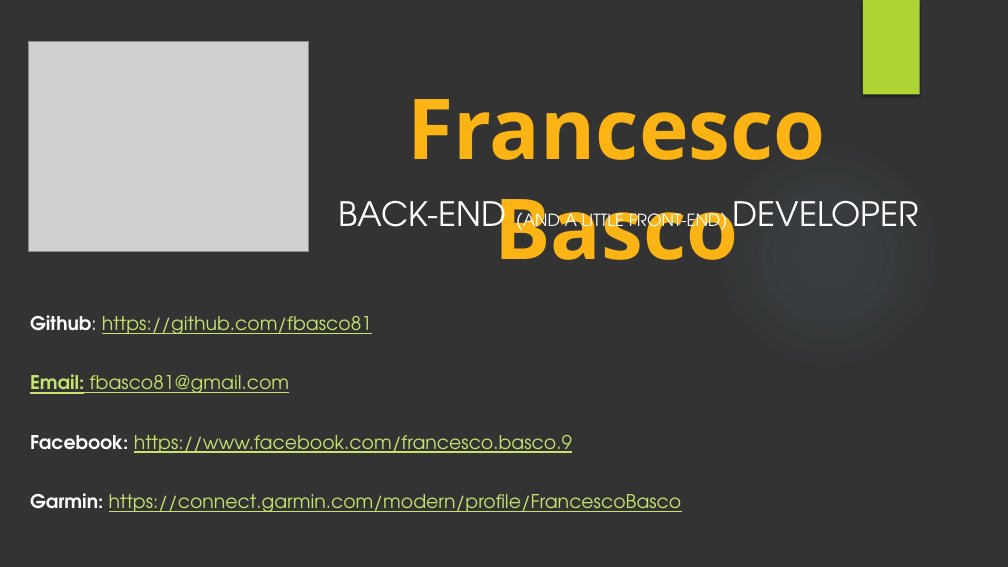
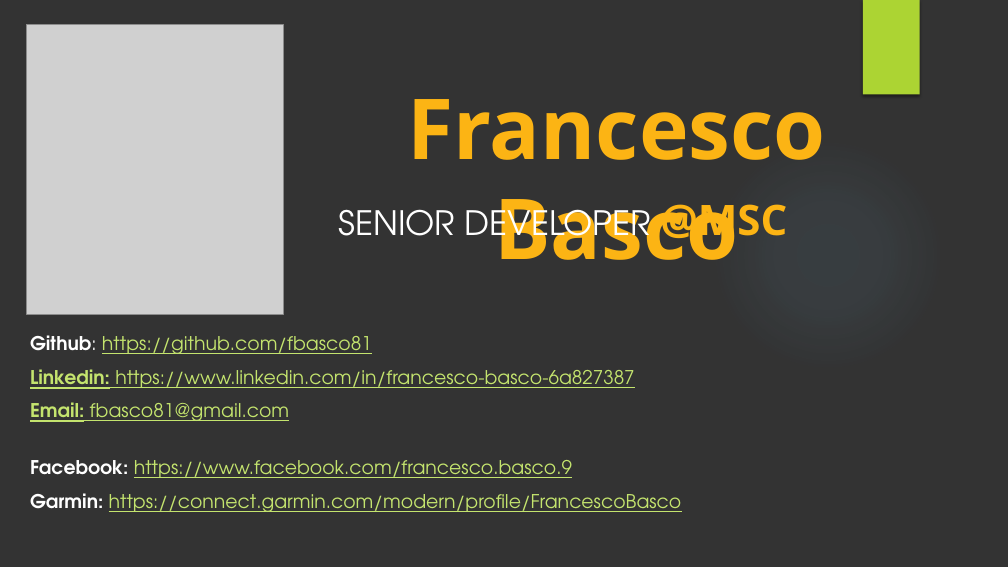
Before and after one commit to fbasco81/triathlon-race-demo, a slide deck: slide 1 of src/Host/presentation/Presentazione.pptx. Drawn at 1008x567 pixels with LibreOffice and Linux fonts; fonts in the diff are those of the drawing; grey boxes stand for pictures; background and template pictures are left out. Boxes give left, top, right and bottom in pixels: in the first picture for what was removed or moved away, otherwise in the second. Text is boxed around its words. In the diff, an @@ line names an element or a change of style, - is before the commit and + after.

```diff
--- a/src/Host/presentation/Presentazione.pptx
+++ b/src/Host/presentation/Presentazione.pptx
@@ picture: place and size @@
-picture at box(29, 42, 309, 252)
+picture at box(26, 24, 283, 314)
@@ text at box(339, 199, 787, 251): text changed; size 16 to 32 pt @@
-BACK-END (AND A LITTLE FRONT-END) DEVELOPER
+SENIOR DEVELOPER @MSC
@@ text "Github: https://github.com/fbasco81": place and size @@
-text "Github: https://github.com/fbasco81" at box(30, 315, 372, 334)
+text "Github: https://github.com/fbasco81" at box(30, 335, 372, 354)
@@ text added at box(30, 369, 634, 389), 18 pt, text #C4E46E, underline @@
+Linkedin: https://www.linkedin.com/in/francesco-basco-6a827387
@@ text "Email: fbasco81@gmail.com": place and size @@
-text "Email: fbasco81@gmail.com" at box(30, 374, 289, 394)
+text "Email: fbasco81@gmail.com" at box(30, 402, 289, 422)
@@ text "Facebook: https://www.facebook.com/francesco.basco.9": place and size @@
-text "Facebook: https://www.facebook.com/francesco.basco.9" at box(30, 435, 572, 453)
+text "Facebook: https://www.facebook.com/francesco.basco.9" at box(30, 460, 572, 478)
```
Also in this commit, not shown: 1 other slide changed, 1 slide added, 1 slide removed, 6 other files.
